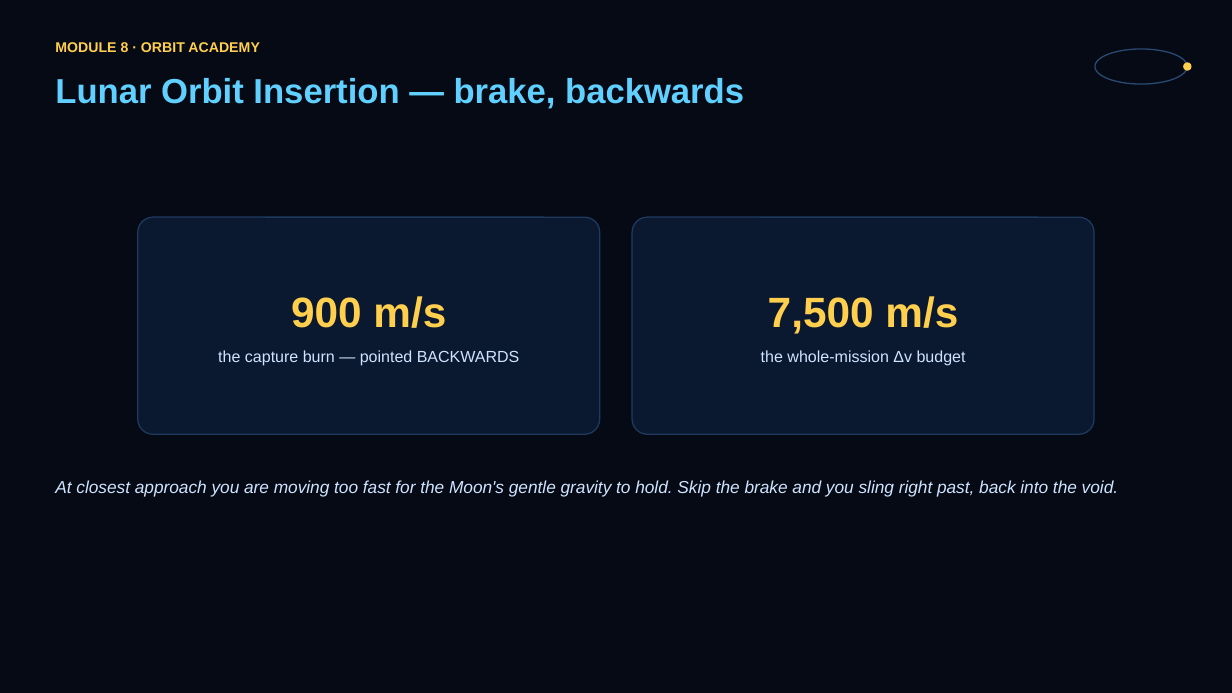
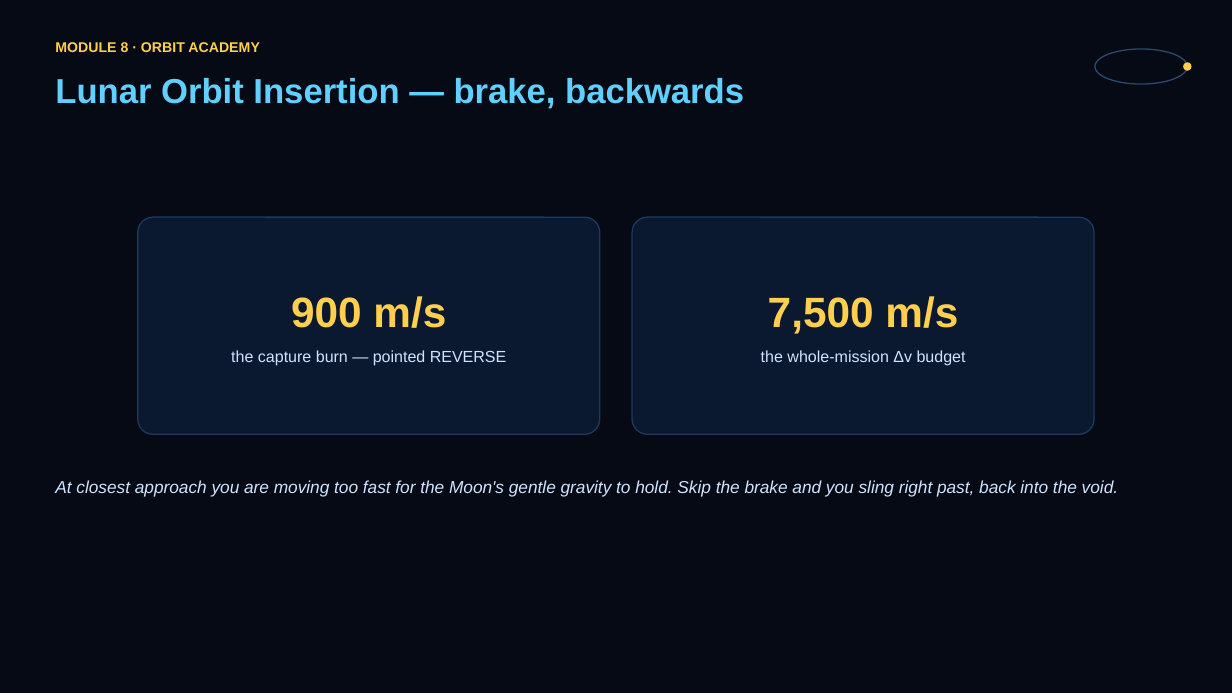
Before and after one commit to JASONSS26/orbit-academy, a slide deck: slide 5 of slides/module8.pptx. Drawn at 1232x693 pixels with LibreOffice and Linux fonts; fonts in the diff are those of the drawing. Boxes give left, top, right and bottom in pixels: in the first picture for what was removed or moved away, otherwise in the second. Text is boxed around its words. In the diff, an @@ line names an element or a change of style, - is before the commit and + after.

Commit message:
v3.1 — fold in prior CLI session's Module 8 batch; reconcile all docs; stamp version
Absorbs the uncommitted work from the superseded CLI Claude session (verified
before folding: syntax clean; PRE_COAST exported; GEO + Moon reference
solutions both capture through the new pre-coast schedule, minMoon 2,486 km;
worksheet 8 parts/quiz integrity intact; full test suite green):
  AUTO FLY autopilot . pre-burn coast + BURN IN countdown . warp-floor fix .
  burn-meter matched-pair tracking . Big NAV layout swap . thrusters renamed
  FORWARD/REVERSE/UPWARD/DOWNWARD . local-flight-frame thrust (REVERSE now
  genuinely brakes lunar orbits) . lunar mission is three cued burns with a
  guided vector circularize.

Reconciliation on top:
- CHANGELOG: 'Unreleased' block merged into v3.1 (retitled 2026-07-20 -> 23).
- Version stamped v3.1: server.js header, README (title/What's-here/security).
- README + Instructor Guide M8 sections describe the three-burn profile,
  local-frame thrust, countdowns, live guidance, AUTO FLY; guide.html regen.
- MAINTENANCE.md gains the M8 cockpit invariants (local frame, 3 burns,
  autopilot-drives-pilot-controls, PRE_COAST).
- SECURITY.md v3.1 audit entry: PASS (client-only + two console strings;
  suite re-run; gitignore verified).
- workbooks/active re-synced with the renamed worksheet 8; module-8 deck
  thruster names updated (1 run).

```diff
--- a/slides/module8.pptx
+++ b/slides/module8.pptx
@@ text at (231, 350, 507, 366): text changed @@
-the capture burn — pointed BACKWARDS
+the capture burn — pointed REVERSE
```
Also in this commit, not shown: 12 other files.
